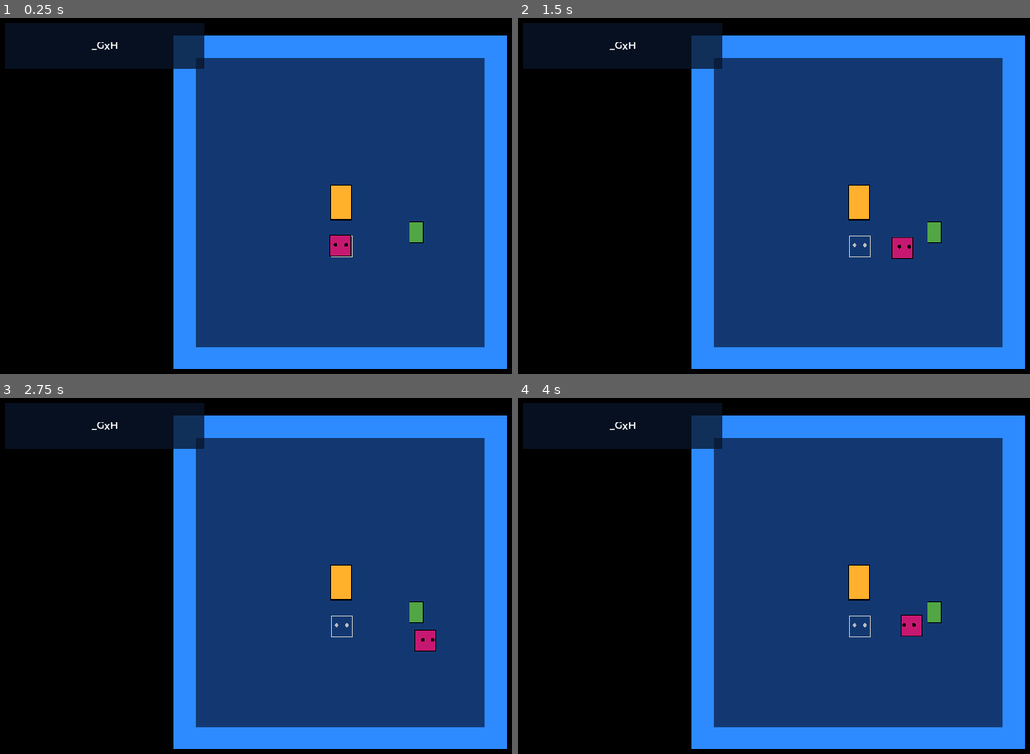
Above: before the commit, frames 1-4 (two rows, left to right).
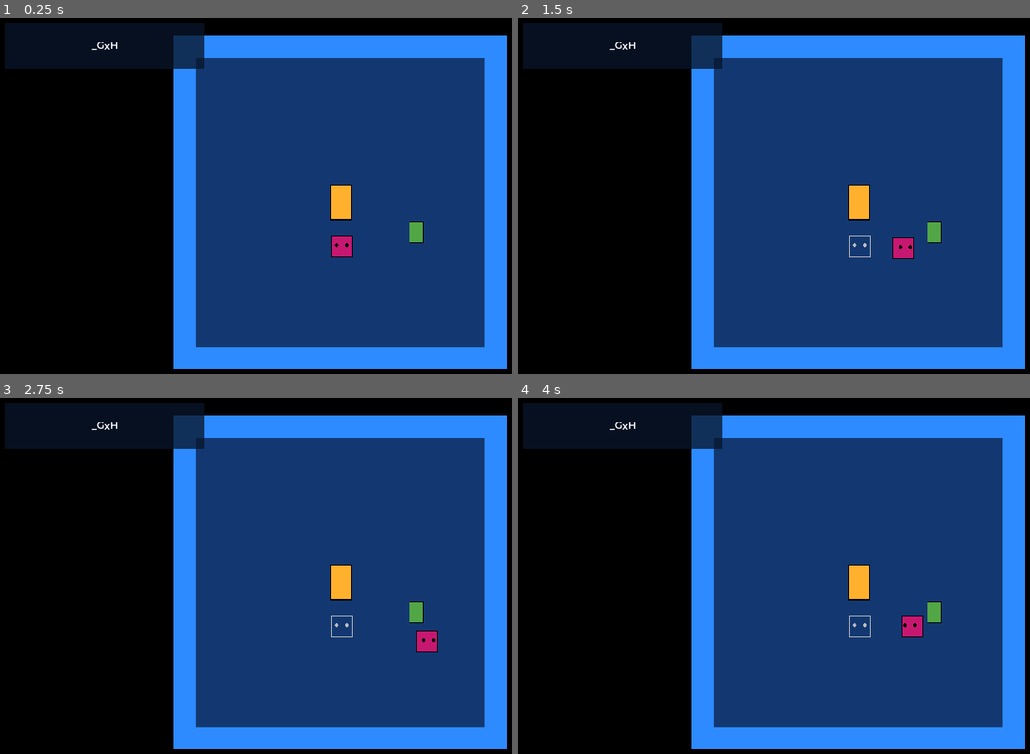
Above: after the commit, the same moments.

Repository: Ivorforce/Wickerman
Game: Godot game, scene res://Levels/Main.tscn
The game is run twice, just before and just after one commit, with the same random seed, the same clock (stepped at 60 frames per second) and the same inputs.
Inputs:
- Up to frame 1 (0.25 s): no input
- Up to frame 2 (1.5 s): tap Enter (action) at 0.5, 0.6 s; hold Right (right) 0.53-1.28 s; tap Space (attack) at 0.8, 1.35 s; hold Down (down) from 1.28 s (still down)
- Up to frame 3 (2.75 s): tap Enter (action) at 1.55, 2.1 s; release Down (down) at 2.03 s; hold Right (right) from 2.03 s (still down); tap Space (attack) at 2.3 s
- Up to frame 4 (4 s): release Right (right) at 2.78 s; hold Up (up) 2.78-3.53 s; tap Space (attack) at 2.85, 3.8 s; tap Enter (action) at 3.05, 3.6 s; hold A (left) from 3.53 s (still down)

The runs differ from the first frame. In frame 1, 0.1% of the frame differs, in the area x 64-69%, y 60-68%; in frame 2, less than 0.1%; in frame 3, 0.1%; in frame 4, less than 0.1%.
Error before the commit: Attempt to call function 'add_child' in base 'null instance' on a null instance. (res://Actors/Player/PlayerController.gd:116)

Commit message:
Fix attack animation.

Diff:
--- a/Actors/Player/PlayerController.gd
+++ b/Actors/Player/PlayerController.gd
@@ -113,7 +113,7 @@
 	var attack_fx: FX = PlayerAttackFXEntity.instance()
 	attack_fx.time_left = 0.2
 	attack_fx.knockback = _look_direction * 20
-	get_parent().get_parent().get_node("FX").add_child(attack_fx)
+	get_parent().get_parent().get_parent().get_node("FX").add_child(attack_fx)
 	attack_fx.global_position = global_position + _look_direction * 60
 
 
--- a/Levels/Level1.tscn
+++ b/Levels/Level1.tscn
@@ -28,10 +28,10 @@
 [node name="CollisionPolygon2D" type="CollisionPolygon2D" parent="Borders"]
 polygon = PoolVector2Array( -416, -416, 416, -416, 416, 416, -416, 416, -416, -416, -480.165, -376.478, -479.604, 479.75, 480.067, 480.942, 478.875, -480.318, -480.165, -480.658, -480.165, -376.478 )
 
-[node name="Entities" type="YSort" parent="Borders"]
+[node name="Entities" type="YSort" parent="."]
 
-[node name="Wickerman" parent="Borders/Entities" instance=ExtResource( 2 )]
+[node name="Wickerman" parent="Entities" instance=ExtResource( 2 )]
 position = Vector2( 2, 0 )
 
-[node name="Corpse" parent="Borders/Entities" groups=["corpses"] instance=ExtResource( 4 )]
+[node name="Corpse" parent="Entities" groups=["corpses"] instance=ExtResource( 4 )]
 position = Vector2( 219, 86 )
--- a/Levels/Main.tscn
+++ b/Levels/Main.tscn
@@ -10,8 +10,8 @@
 [node name="Level1" parent="." instance=ExtResource( 2 )]
 position = Vector2( 984, 536 )
 
-[node name="PlayerTopDownAcceleration" parent="Level1/Borders/Entities" index="2" instance=ExtResource( 4 )]
-position = Vector2( 1, 125 )
+[node name="Player" parent="Level1/Entities" index="2" instance=ExtResource( 4 )]
+position = Vector2( 4, 126 )
 
 [node name="Particles" type="Node2D" parent="."]
 position = Vector2( 0, 6.15164 )
